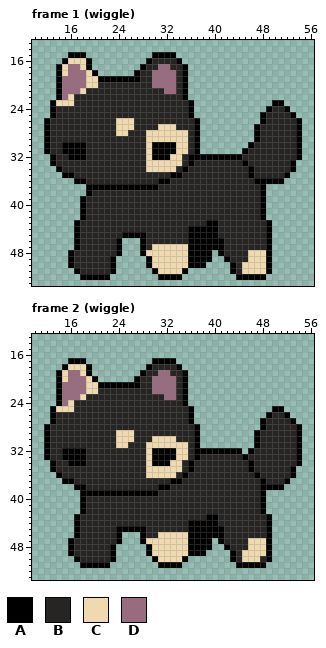
Two versions of one pixel-art file, sprite/assets-source/l1-cat-idle.aseprite. Above, as it was before the edit.
64x64 pixels, 10 frames. Shown: frame 1 (wiggle): x 10..56, y 13..53; frame 2 (wiggle): x 10..56, y 13..53. The commit also changed other frames, which this record leaves out.
Visible layers, top first: "Head", "body", "tail".
Palette (. is transparent): A #000000  B #262523  C #efd9af  D #986b7f
Pixels before, frame 1 (wiggle), first column x 12:
15 ....AAA...........AAAA.....................
16 ...ACCCA.........ABBBBA....................
17 ..ACDDCA........ABBDDBBA...................
18 ..ACDDDCA......ABBDDDDBA...................
19 ..ADDDDCCAAAAAAABBDDDDBA...................
20 ..ADDDDCCBBBBBBBBBDDDDBA...................
21 ..ADDDCBBBBBBBBBBBBBDDBA...................
22 ..ADCBBBBBBBBBBBBBBBBBBA...................
23 .ACCCBBBBBBBBBBBBBBBBBBBA.............AA...
24 .ABBBBBBBBBBBBBBBBBBBBBBA............ABBA..
25 .ABBBBBBBBBBBBBBBBBBBBBBA...........ABBBBA.
26 ABBBBBBBBBBBCCCBBBBBBBBBBA..........ABBBBBA
27 ABBBBBBBBBBBCCCBBBBCCCBBBA.........ABBBBBBA
28 ABBBBBBBBBBBCCBBBCCCCCCCBA.........ABBBBBBA
29 ABBBBBBBBBBBBBBBBCCCCCCCBA.........ABBBBBBA
30 ABBAAAABBBBBBBBBBCAAAACCBA........ABBBBBBBA
31 ABBAAAABBBBBBBBBBCAAAACCBA.......ABBBBBBBBA
32 .ABBAAABBBBBBBBBBCAAACCBAAAAAAAAABBBBBBBBBA
33 .ABBBBBBBBBBBBBBBCCCCCCBABBBBBBBBABBBBBBBA.
34 ..ABBBBBBBBBBBBBBCCCCCBABBBBBBBBBBABBBBBBA.
35 ...AABBBBBBBBBBBBBBBBAABBBBBBBBBBBABBBBBA..
36 .....AABBBBBBBBBBBBAABBBBBBBBBBBBBBAAAAA...
37 .......AAAAAAAAAAAABBBBBBBBBBBBBBBBBA......
38 .......ABBBBBBBBBBBBBBBBBBBBBBBBBBBBA......
39 ......ABBBBBBBBBBBBBBBBBBBBBBBBBBBBBA......
40 ......ABBBBBBBBBBBBBBBBBBBBBBBBBBBBBA......
41 ......ABBBBBBBBBBBBBBBBBBBBBBBBBBBBBA......
42 ......ABBBBBBBBBBBBBBBBBBBBBBBBBBBBBA......
43 .....ABBBBBBBBBBBBBBBBBBBBBAABBBBBBBBA.....
44 .....ABBBBBBBBBBBBBBBBBBAAAAABBBBBBBBA.....
45 .....ABBBBBBBAAAABBBBBBBAAAAABBBBBBBBA.....
46 .....ABBBBBBA...ABBBBBBBAAAAAABBBBBBBA.....
47 .....ABBBBBBA...ABCCCCCCAAAAAABBBBBBBA.....
48 ....ABBBBBBBA...ACCCCCCCAAAA.ABBBBCCCA.....
49 ....ABBBBBBA.....ACCCCCCAAAA..ABBBCCCA.....
50 ....ABBBBBBA.....ACCCCCCAAA....ABCCCCA.....
51 .....ABBBBBA......ACCCCA.......ABCCCCA.....
52 ......AAAAA........AAAA.........AAAAA......
Pixels before, frame 2 (wiggle), first column x 12:
17 ....AAA...........AAAA.....................
18 ...ACCCA.........ABBBBA....................
19 ..ACDDCA........ABBDDBBA...................
20 ..ACDDDCA......ABBDDDDBA...................
21 ..ADDDDCCAAAAAAABBDDDDBA...................
22 ..ADDDDCCBBBBBBBBBDDDDBA...................
23 ..ADDDCBBBBBBBBBBBBBDDBA...................
24 ..ADCBBBBBBBBBBBBBBBBBBA...................
25 .ACCCBBBBBBBBBBBBBBBBBBBA.............AA...
26 .ABBBBBBBBBBBBBBBBBBBBBBA............ABBA..
27 .ABBBBBBBBBBBBBBBBBBBBBBA...........ABBBBA.
28 ABBBBBBBBBBBBBBBBBBBBBBBBA..........ABBBBBA
29 ABBBBBBBBBBBCCCBBBBBBBBBBA.........ABBBBBBA
30 ABBBBBBBBBBBCCCBBBCCCCBBBA.........ABBBBBBA
31 ABBBBBBBBBBBCCBBBCCCCCCCBA.........ABBBBBBA
32 ABBAAAABBBBBBBBBBCAAAACCBAAAAAAAA.ABBBBBBBA
33 ABBAAAABBBBBBBBBBCAAAACCBABBBBBBBABBBBBBBBA
34 .ABBAAABBBBBBBBBBCAAACCBABBBBBBBBBABBBBBBBA
35 .ABBBBBBBBBBBBBBBCCCCCCBABBBBBBBBBABBBBBBA.
36 ..ABBBBBBBBBBBBBBCCCCCBABBBBBBBBBBBABBBBBA.
37 ...AABBBBBBBBBBBBBBBBAABBBBBBBBBBBBBABBBA..
38 .....AABBBBBBBBBBBBAABBBBBBBBBBBBBBBAAAA...
39 ......AAAAAAAAAAAAABBBBBBBBBBBBBBBBBA......
40 ......ABBBBBBBBBBBBBBBBBBBBBBBBBBBBBA......
41 ......ABBBBBBBBBBBBBBBBBBBBBBBBBBBBBA......
42 ......ABBBBBBBBBBBBBBBBBBBBBBBBBBBBBA......
43 .....ABBBBBBBBBBBBBBBBBBBBBAABBBBBBBBA.....
44 .....ABBBBBBBBBBBBBBBBBBAAAAABBBBBBBBA.....
45 .....ABBBBBBAAAAABBBBBBBAAAAAABBBBBBBA.....
46 .....ABBBBBBA...ABBCCCCCAAAAAABBBBBBBA.....
47 ....ABBBBBBBA...ACCCCCCCAAAA.ABBBBCCCA.....
48 ....ABBBBBBA.....ACCCCCCAAAA..ABBBCCCA.....
49 ....ABBBBBBA.....ACCCCCCAAA....ABCCCCA.....
50 .....ABBBBBA......ACCCCA.......ABCCCBA.....
51 ......AAAAA........AAAA.........AAAAA......
The same view after the edit:
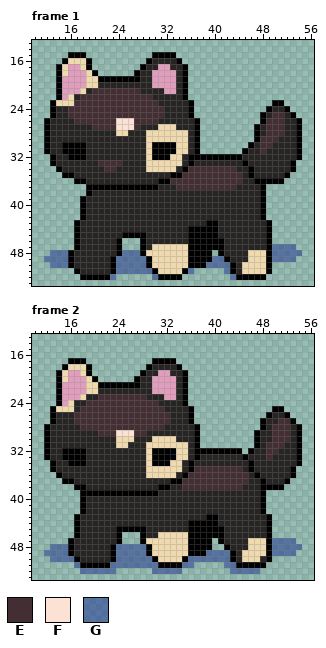
Colours new in this view: E #432e34  F #fbe2d5  G #1e2f9085
Changes in this commit:
layer "Layer 2" opacity 52% added
layer "Layer 1" overlay added
Colour D changes from #986b7f to #e19ebc.
Frame 1, layers "Layer 1", "Layer 2":
The edit turns colour B into colour E in row 21 at x 20 to 27; in row 22 at x 18 to 29; in row 23 at x 17 to 30; in row 24 at x 16 to 31; in row 25 at x 16 to 31 and 50 to 51; in row 26 at x 17 to 23, 27 to 30 and 49 to 51.
The edit turns colour B into colour E in row 27 at x 20 to 23, 27 and 49 to 51; in row 28 at x 49 to 51; in row 29 at x 48 to 50; in row 30 at x 48 to 49; in row 31 at x 48; in row 33 at x 21 to 24.
The edit turns colour B into colour E in row 34 at x 22 to 23 and 36 to 43; in row 35 at x 35 to 44; in row 36 at x 33 to 44; in row 37 at x 34 to 43.
The edit turns colour C into colour F in rows 26 to 27 at x 24 to 26.
There is now colour G in row 47 at x 50 to 53; in row 48 at x 13 to 15, 25 to 27 and 50 to 54; in row 49 at x 12 to 15, 24 to 28, 40 to 41 and 50 to 53; in row 50 at x 13 to 15, 24 to 28 and 39 to 42; in row 51 at x 24 to 29, 36 and 42; in row 52 at x 23, 30 and 43.
Frame 2, layers "Layer 1", "Layer 2":
The edit turns colour B into colour E in row 23 at x 21 to 28; in row 24 at x 19 to 30; in row 25 at x 18 to 31; in row 26 at x 17 to 32; in row 27 at x 17 to 32 and 51 to 52; in row 28 at x 18 to 31 and 50 to 52.
The edit turns colour B into colour E in row 29 at x 21 to 23, 27 to 28 and 50 to 52; in row 30 at x 50 to 52; in row 31 at x 49 to 51; in row 32 at x 49 to 50; in row 33 at x 49; in row 35 at x 37 to 44.
The edit turns colour B into colour E in row 36 at x 36 to 45; in row 37 at x 35 to 45; in row 38 at x 35 to 44.
The edit turns colour C into colour F in row 29 at x 24 to 26.
There is now colour G in row 47 at x 50 to 53; in row 48 at x 13 to 15, 24 to 28 and 50 to 54; in row 49 at x 12 to 15, 24 to 28, 39 to 42 and 50 to 53; in row 50 at x 13 to 16, 24 to 29 and 36 to 42; in row 51 at x 17, 23 to 30, 35 to 36 and 42 to 43; in row 52 at x 18 to 23, 30 to 34 and 43 to 47.
